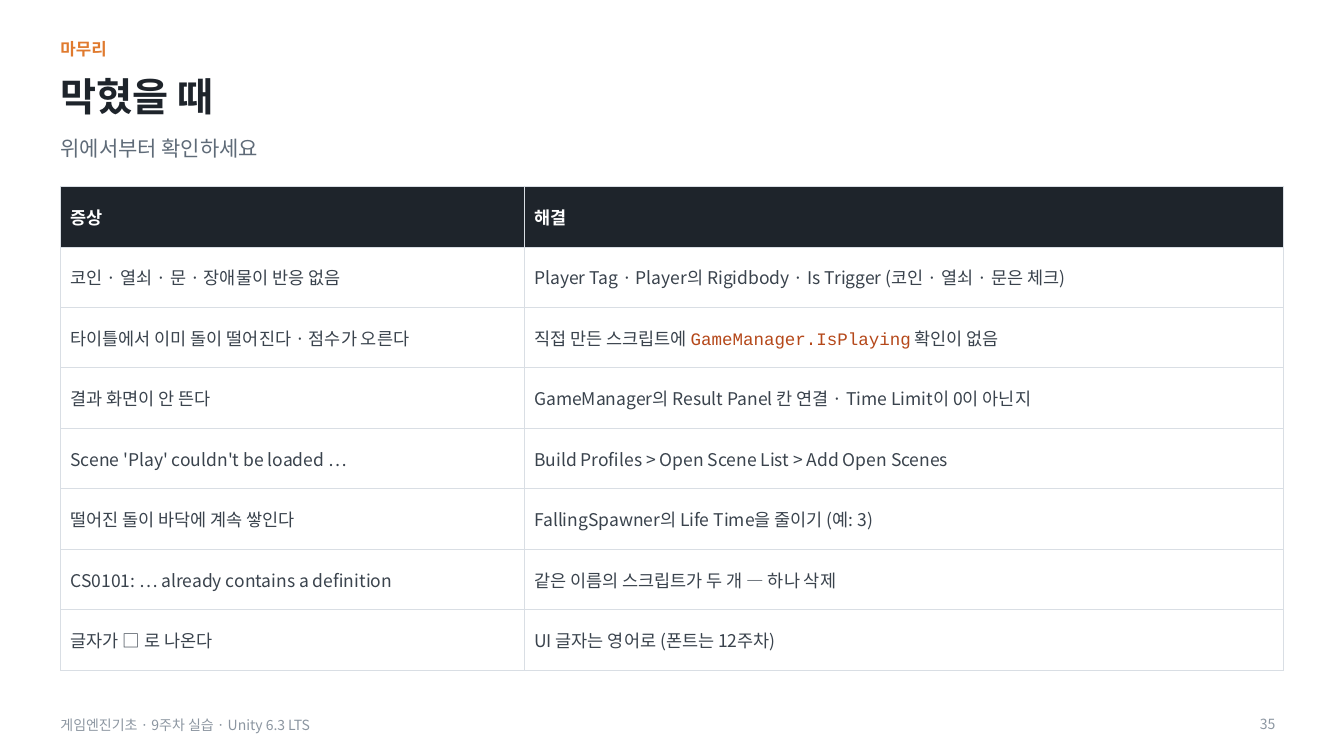
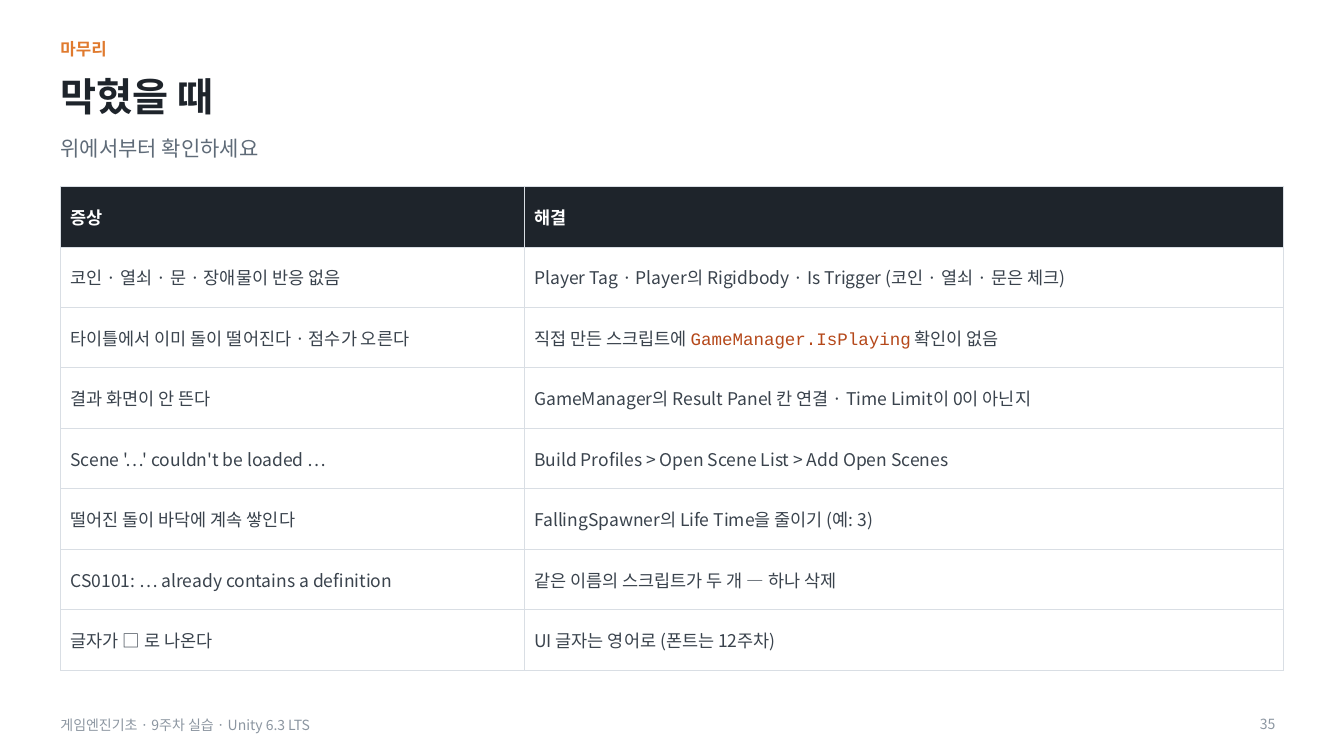
Before and after one commit to iplay-garden/game-engine-basics, a slide deck: slide 35 of 9주차/한국어/게임엔진기초_9주차_오프라인_실습슬라이드.pptx. Drawn at 1344x756 pixels with LibreOffice and Linux fonts; fonts in the diff are those of the drawing. Boxes give left, top, right and bottom in pixels: in the first picture for what was removed or moved away, otherwise in the second. Text is boxed around its words. In the diff, an @@ line names an element or a change of style, - is before the commit and + after.

```diff
--- a/9주차/한국어/게임엔진기초_9주차_오프라인_실습슬라이드.pptx
+++ b/9주차/한국어/게임엔진기초_9주차_오프라인_실습슬라이드.pptx
@@ table at [60, 187, 1284, 655] @@
-row 5, column 1: Scene 'Play' couldn't be loaded …
+row 5, column 1: Scene '…' couldn't be loaded …
```
Also in this commit, not shown: 3 other slides changed, 3 other files.
